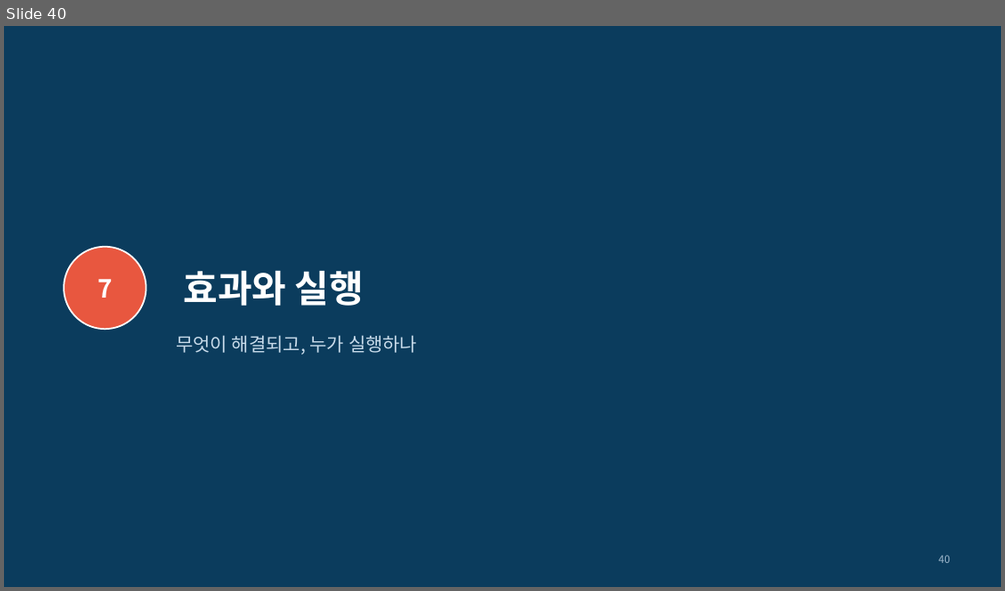
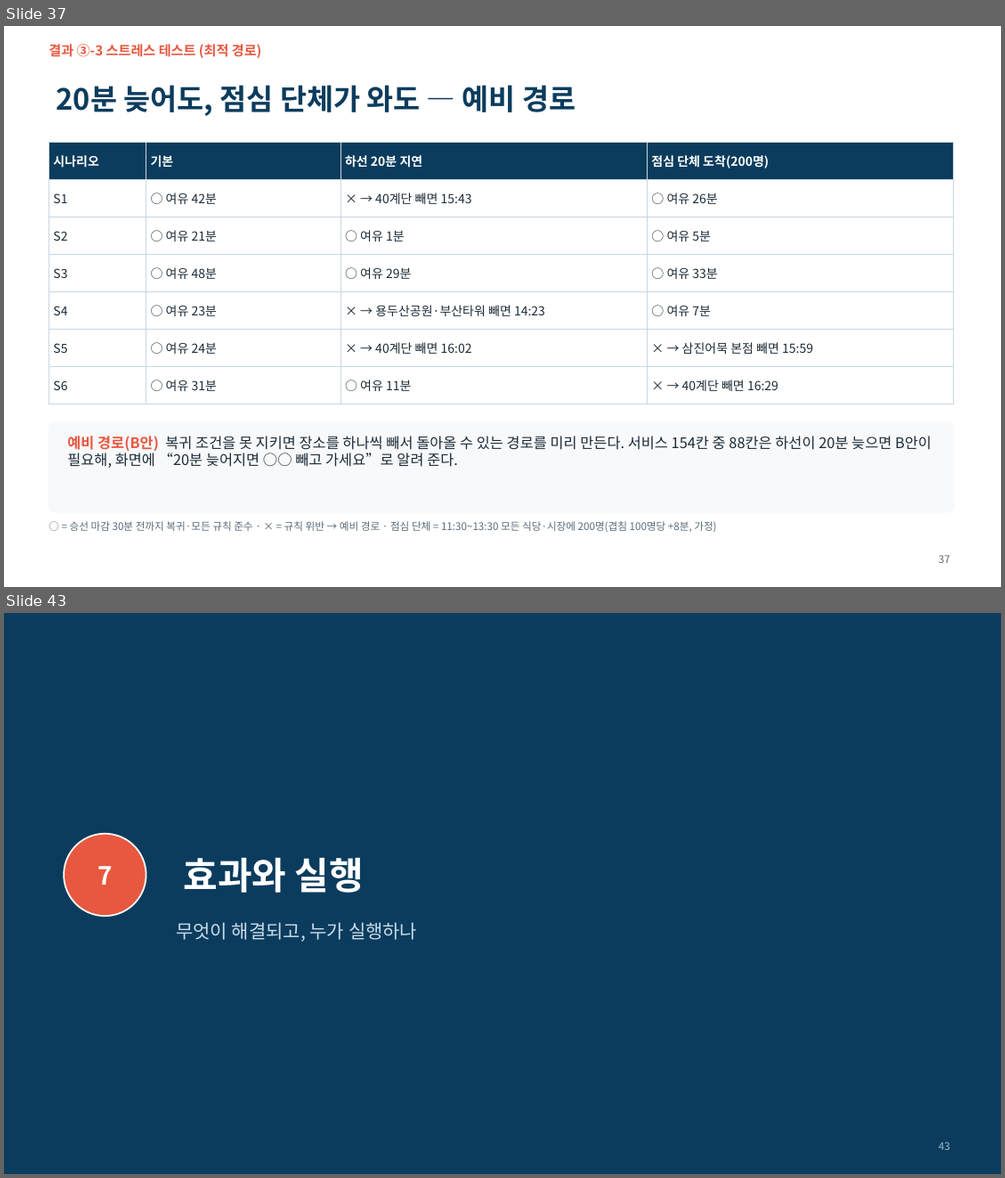
Before and after one commit to ddayoung03/busan-cruise-unpassing, a slide deck: 05_문서/3주차_발표자료.pptx. Shown one above the other, each under a label of ours: slide 40 before the commit, slides 37 and 43 after it; the slides between them are not shown. The pictures are 1005x591 and 1005x1178 pixels, drawn with LibreOffice and Linux fonts; fonts in the diff are those of the drawing. Boxes give left, top, right and bottom in pixels: in the first picture for what was removed or moved away, otherwise in the second. Text is boxed around its words. In the diff, an @@ line names an element or a change of style, - is before the commit and + after.

```diff
--- a/05_문서/3주차_발표자료.pptx
+++ b/05_문서/3주차_발표자료.pptx
@@ slide 37 added at (4,26,1001,587), background #FFFFFF @@
@@ text added at (48,44,262,58), 13 pt, text #E8573F, bold @@
+결과 ③-3 스트레스 테스트 (최적 경로)
@@ title added at (57,85,575,116), 28 pt, text #0B3C5D, bold @@
+20분 늦어도, 점심 단체가 와도 — 예비 경로
@@ table added at (48,142,954,394), 7 rows, 4 columns @@
+시나리오 | 기본 | 하선 20분 지연 | 점심 단체 도착(200명)
+S1 | ○ 여유 42분 | × → 40계단 빼면 15:43 | ○ 여유 26분
+S2 | ○ 여유 21분 | ○ 여유 1분 | ○ 여유 5분
+S3 | ○ 여유 48분 | ○ 여유 29분 | ○ 여유 33분
+S4 | ○ 여유 23분 | × → 용두산공원·부산타워 빼면 14:23 | ○ 여유 7분
+S5 | ○ 여유 24분 | × → 40계단 빼면 16:02 | × → 삼진어묵 본점 빼면 15:59
+S6 | ○ 여유 31분 | ○ 여유 11분 | × → 40계단 빼면 16:29
@@ rounded rectangle added at (48,422,954,512), fill #F7F9FB, outline #F7F9FB 1 pt @@
@@ text added at (67,435,931,467), 14 pt, text #1D2B36 @@
+예비 경로(B안) 복귀 조건을 못 지키면 장소를 하나씩 빼서 돌아올 수 있는 경로를 미리 만든다. 서비스 154칸 중 88칸은 하선이 20분 늦으면 B안이 필요해, 화면에 “20분 늦어지면 ○○ 빼고 가세요”로 알려 준다.
@@ text added at (70,521,716,532), 10 pt, text #5B6B78 @@
+○ = 승선 마감 30분 전까지 복귀·모든 규칙 준수 · × = 규칙 위반 → 예비 경로 · 점심 단체 = 11:30~13:30 모든 식당·시장에 200명(겹침 100명당 +8분, 가정)
@@ page number added at (938,555,950,563), 10 pt, text #5B6B78 @@
+37
@@ what was slide 40 is now slide 43 @@
@@ page number at (938,1142,950,1150): text changed @@
-40
+43
```
Also in this commit, not shown: 11 slides changed, 3 other slides added, 37 other files.
